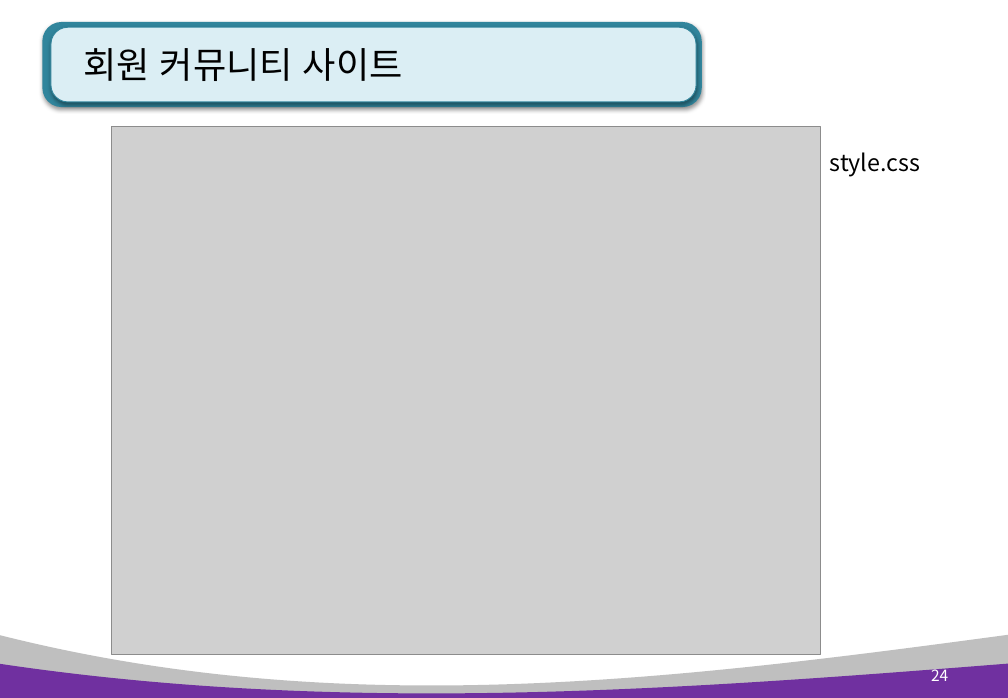
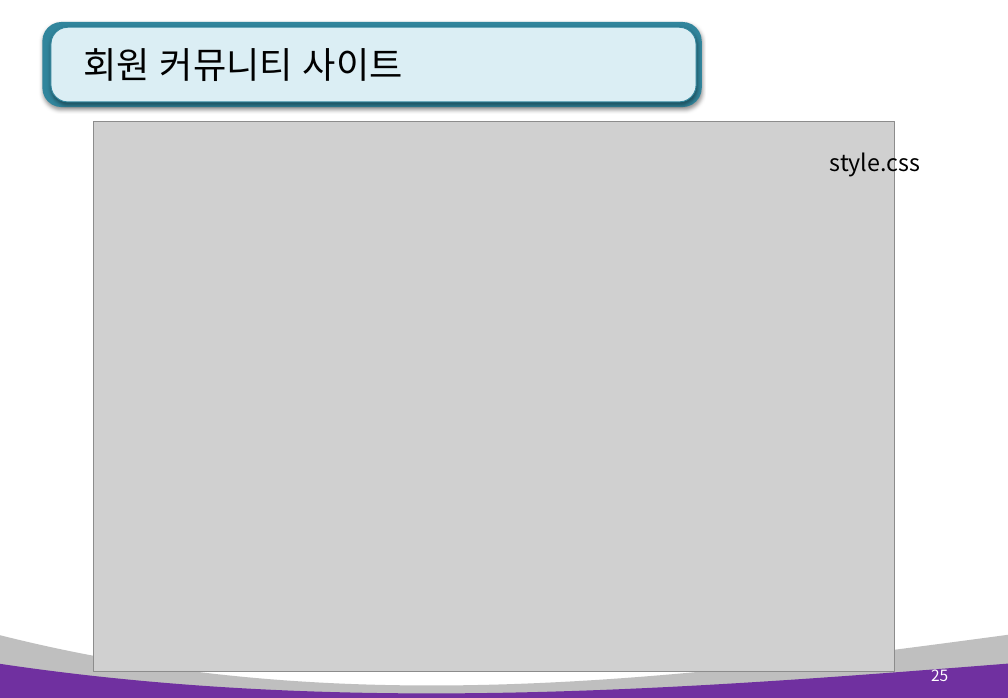
Before and after one commit to pshho/ngreen_project, a slide deck: slide 25 of pyWorks/자료/python_ppt/flask project - 회원 커뮤니티(게시판) .pptx (slide 24 before the commit). Drawn at 1008x698 pixels with LibreOffice and Linux fonts; fonts in the diff are those of the drawing; grey boxes stand for pictures. Boxes give left, top, right and bottom in pixels: in the first picture for what was removed or moved away, otherwise in the second. Text is boxed around its words. In the diff, an @@ line names an element or a change of style, - is before the commit and + after.

```diff
--- a/pyWorks/자료/python_ppt/flask project - 회원 커뮤니티(게시판) .pptx
+++ b/pyWorks/자료/python_ppt/flask project - 회원 커뮤니티(게시판) .pptx
@@ picture: place and size @@
-picture at (112,127,821,654)
+picture at (94,121,895,671)
@@ page number at (931,666,948,681): text changed @@
-24
+25
```
Also in this commit, not shown: 3 other slides changed, 7 slides added, 36 other files.
